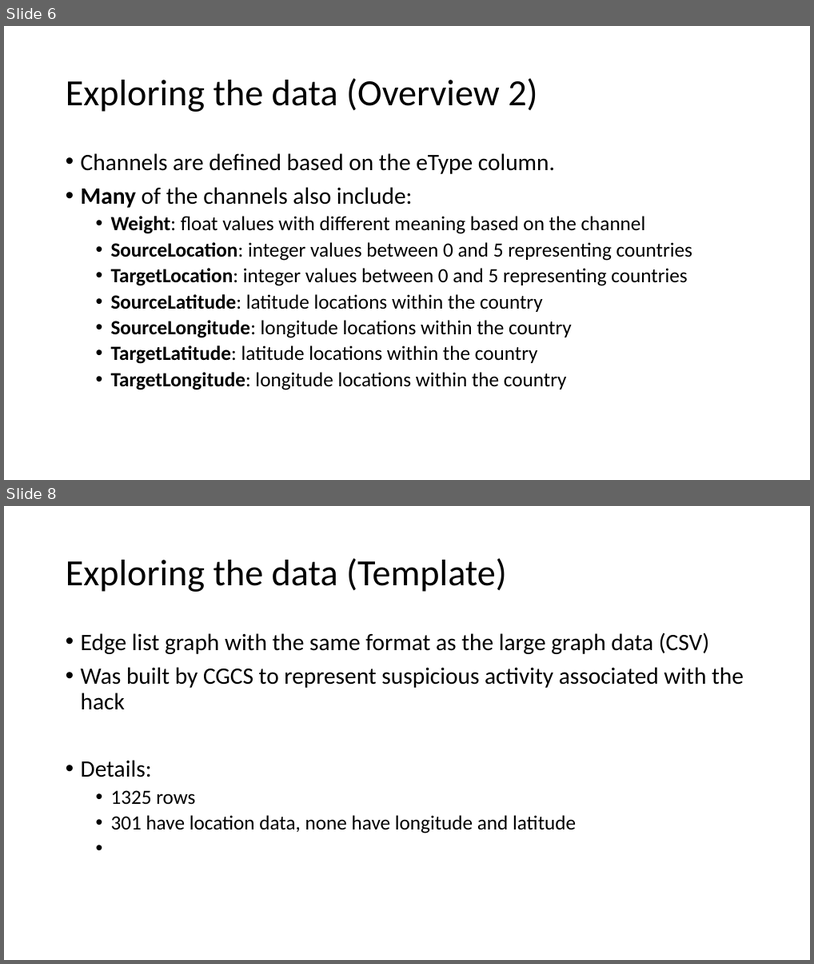
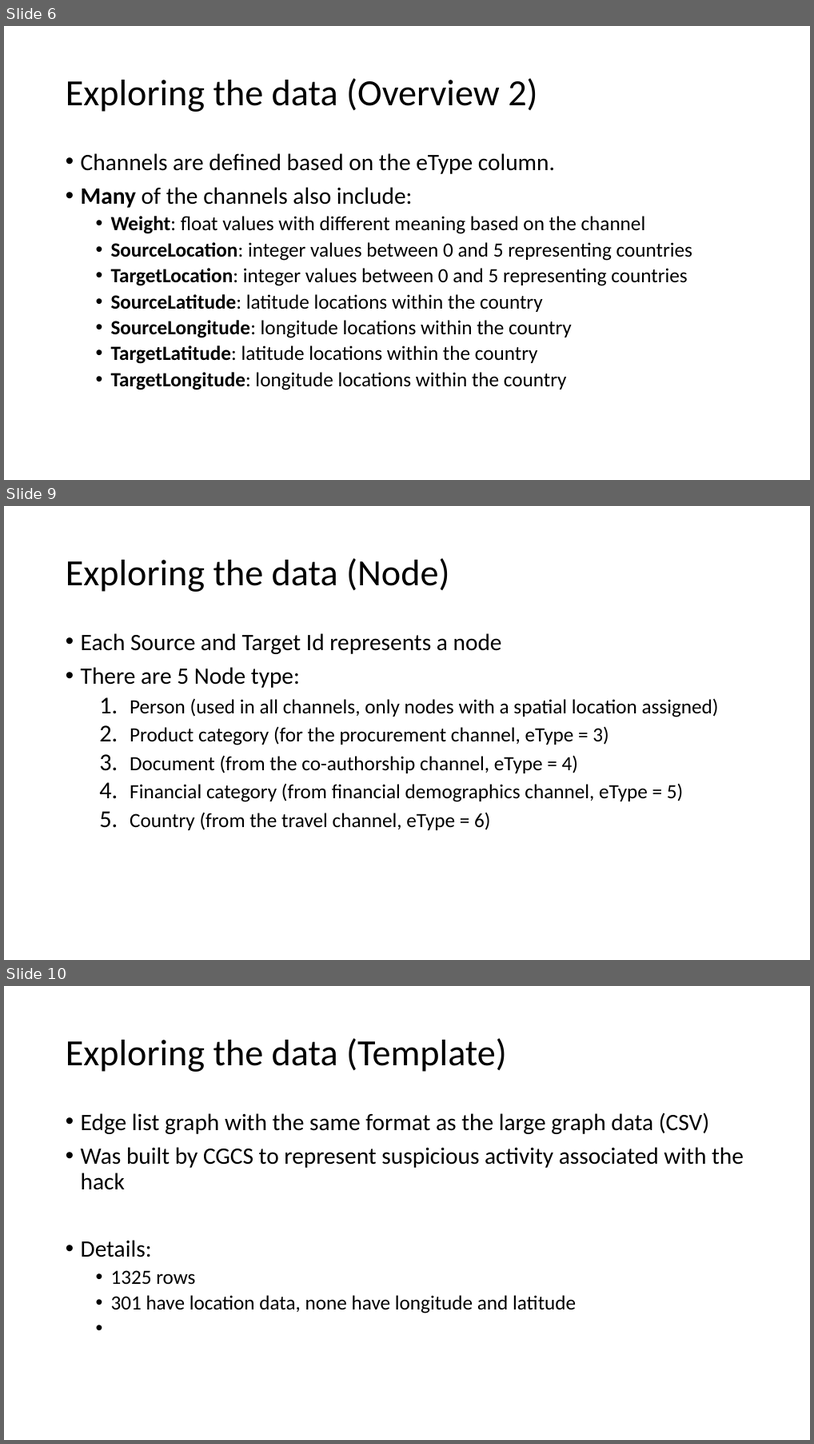
Before and after one commit to AtrayeeNeog/Visualization_2019-20, a slide deck: Documentation/Project_Presentation_v1.pptx. Shown one above the other, each under a label of ours: slides 6 and 8 before the commit, slides 6, 9 and 10 after it; the slides between them are not shown. The pictures are 814x964 and 814x1444 pixels, drawn with LibreOffice and Linux fonts; fonts in the diff are those of the drawing. Boxes give left, top, right and bottom in pixels: in the first picture for what was removed or moved away, otherwise in the second. Text is boxed around its words. In the diff, an @@ line names an element or a change of style, - is before the commit and + after.

```diff
--- a/Documentation/Project_Presentation_v1.pptx
+++ b/Documentation/Project_Presentation_v1.pptx
@@ slide 9 added at <box>4,506,810,960</box>, background #FFFFFF @@
@@ title added at <box>66,558,450,592</box>, 44 pt, text #000000 @@
+Exploring the data (Node)
@@ text added at <box>81,633,719,830</box>, 24 pt, text #000000 @@
+• Each Source and Target Id represents a node
+• There are 5 Node type:
+  1. Person (used in all channels, only nodes with a spatial location assigned)
+  2. Product category (for the procurement channel, eType = 3)
+  3. Document (from the co-authorship channel, eType = 4)
+  4. Financial category (from financial demographics channel, eType = 5)
+  5. Country (from the travel channel, eType = 6)
@@ what was slide 8 is now slide 10 @@
```
Also in this commit, not shown: 1 slide changed, 1 other slide added.
